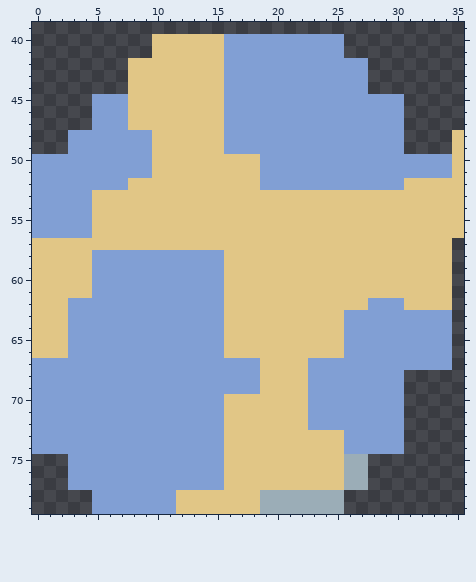
Two versions of one sprite sheet, drillbird/Art/environment/Home/egg_big.png. This is how it looked before the edit.
The file is 36x80 pixels. Shown: x 0..35, y 39..79.
And afterwards:
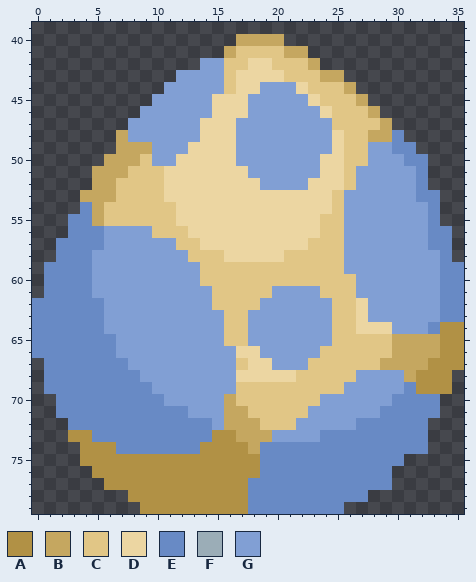
Palette (. is transparent): A #b19145  B #c5a760  C #e1c686  D #ecd6a2  E #688ac5  F #9badb7  G #819fd4
The edit:
Changed rows in their new state; - is an unchanged pixel.
first column x 0:
40 ----------.......BBBB.....----------
41 ----------......BCCCCBB...----------
42 --------......GGCCDDCCCB....--------
43 --------....GGGGCDDDDCCCBB..--------
44 --------...GGGGGCDD---DCCCB.--------
45 -----.....GGGGGDDD-----DCCCB...-----
46 -----....GGGGGGDDD------DCCCB..-----
47 -----...GGGGGGDDD--------CCCCB.-----
48 ---....B--GGGGDDD--------DCCBBE----.
49 ---....BBBGGGDDDD--------DCC--EE---.
50 ......BBBCGGDDDDDGG-----DDCC---EE...
51 .....BBBCC-DDDDDDDG-----DDC-----E...
52 .....BBC---DDDDDDDD----DDDC----GE...
53 ....BBB----DDDDDDDDDDDDDD-GGGGGGEE..
54 ....EB------DDDDDDDDDDDDD-GGGGGGGE..
55 ...EEB------DDDDDDDDDDDD--GGGGGGGE..
56 ...EEEGGGG---DDDDDDDDDDD--GGGGGGGEE.
57 ..EEEEGGGGGG--DDDDDDDDD---GGGGGGGEE-
58 ..EEE--------CCCDDDDD-----GGGGGGGGE-
59 .EEEE---------CC----------GGGGGGGGEE
60 .EEEE---------CC-----------GGGGGGGEE
61 .EEEE----------C----GGGG---GGGGGGGEE
62 EEEEEE---------C---GGGGGG--D---GGGEE
63 EEEEEE------------GGGGGGG-CD------EE
64 EEEEEE------------GGGGGGG-CDDD---EAA
65 EEEEEEE-----------GGGGGGG-CCCCBBBBAA
66 EEEEEEE---------GDDGGGGG--CCCCBBBBAA
67 .EEEEEEE---------CDDGGGCCCCCCBBBBAAA
68 .EEEEEEEE--------DDDDD-CCCC----BAAA-
69 .EEEEEEEEE-------CC----CCC-----EAAA-
70 ..EEEEEEEEE-----B------C------EEEE--
71 ..EEEEEEEEEEE---BB-----------EEEEE--
72 ...EEEEEEEEEEEE-BBB---G----EEEEEE---
73 ...AAEEEEEEEEEEAABBBGGGGEEEEEEEEE---
74 ....AAAEEEEEEEAAAABEEEEEEEEEEEEEE---
75 ---.AAAAAAAAAAAAAAAEEEEEEEEEEEE-----
76 ---..AAAAAAAAAAAAAAEEEEEEEEEEE------
77 ---...AAAAAAAAAAAAEEEEEEEEEEEE------
78 -----...AAAAAAAAAAEEEEEEEEEE--------
79 -----....AAAAAAAAAEEEEEEEE----------
Where, in picture pixels (left, top, right, bottom), the same in both pictures:
changed: (32, 34, 464, 514)
